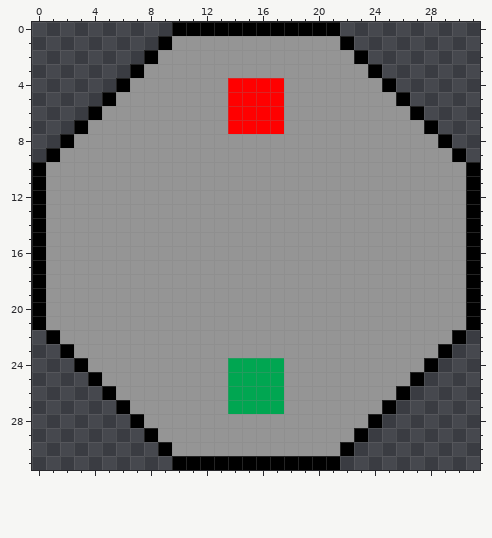
A pixel-art sprite gets an edit: assets/boss_turret.png. The picture above is the old version.
The file is 32x32 pixels.
Now the later version:
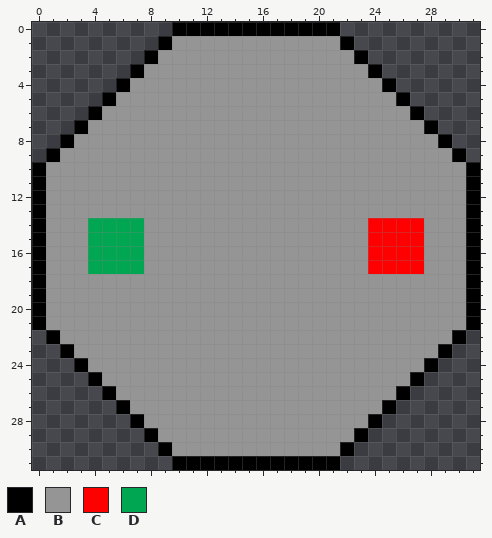
Palette (. is transparent): A #000000  B #959595  C #ff0000  D #00a651
Commit: Have boss turrets points at ship
What changed:
y 4..7: x 14..17 CCCC -> BBBB
y 14..17: x 4..7 BBBB -> DDDD; x 24..27 BBBB -> CCCC
y 24..27: x 14..17 DDDD -> BBBB
Changed places in both pictures, as pixel boxes (x1, y1, x2, y2):
changed: (228, 78, 284, 134)
changed: (88, 218, 144, 274)
changed: (368, 218, 424, 274)
changed: (228, 358, 284, 414)
